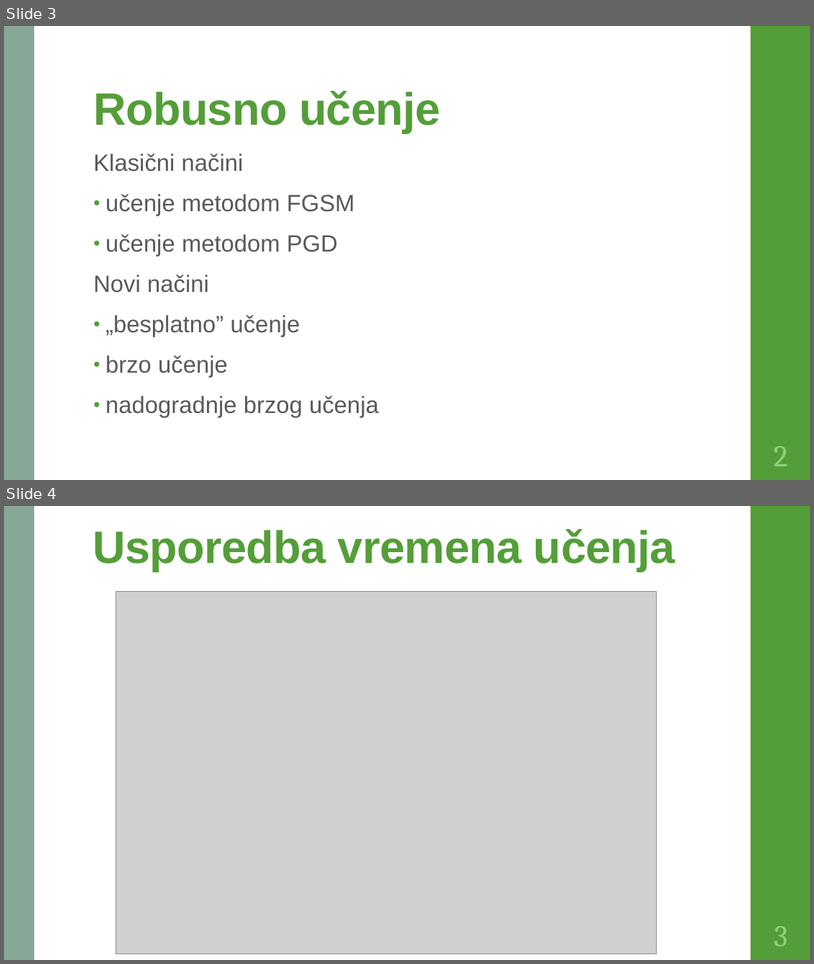
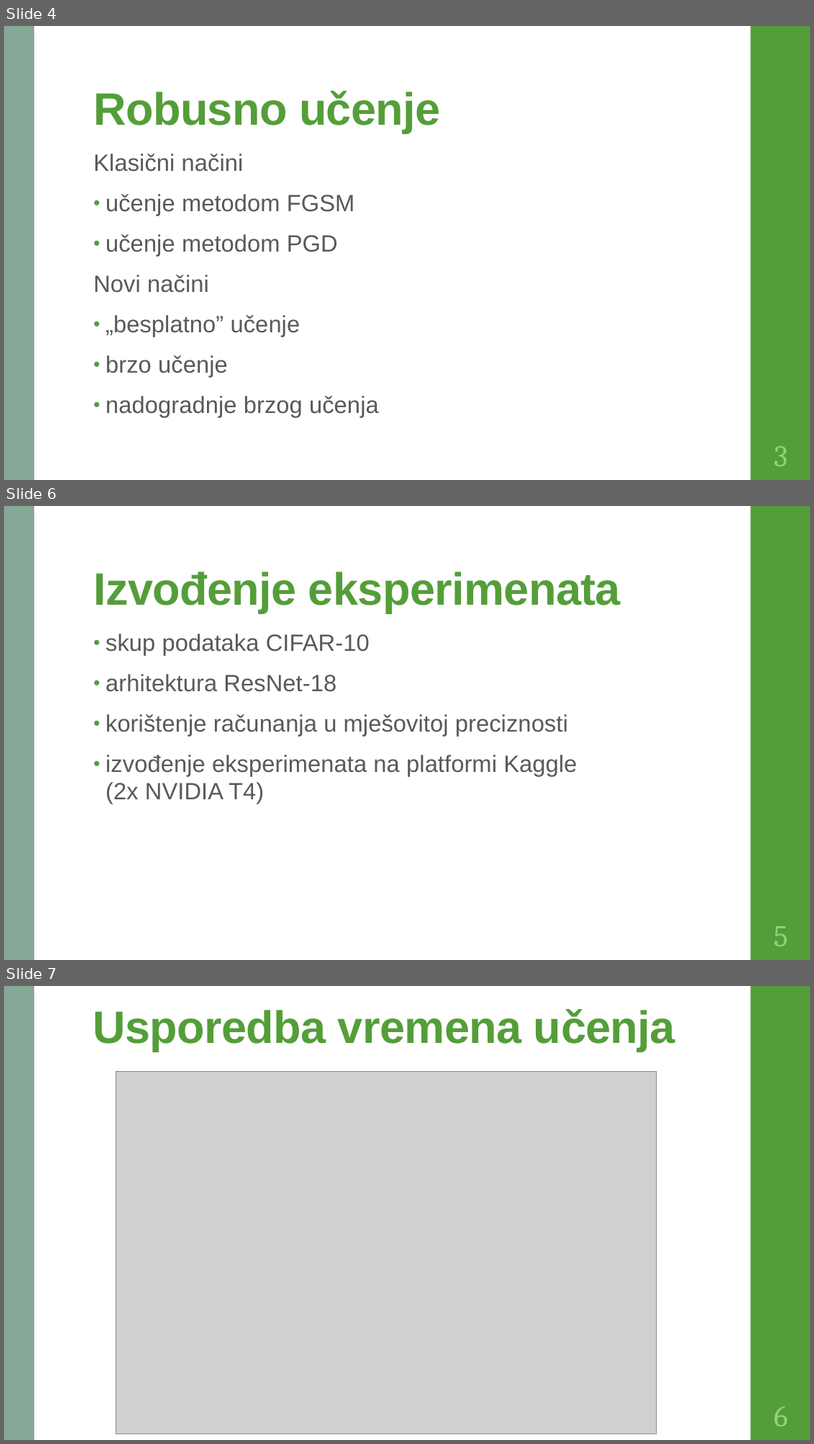
Before and after one commit to DomJamb/Zavrsni-rad-R, a slide deck: Dokumentacija/Algoritmi za brzo učenje na neprijateljskim primjerima.pptx. Shown one above the other, each under a label of ours: slides 3 and 4 before the commit, slides 4, 6 and 7 after it; the slides between them are not shown. The pictures are 814x964 and 814x1444 pixels, drawn with LibreOffice and Linux fonts; fonts in the diff are those of the drawing; grey boxes stand for pictures. Boxes give left, top, right and bottom in pixels: in the first picture for what was removed or moved away, otherwise in the second. Text is boxed around its words. In the diff, an @@ line names an element or a change of style, - is before the commit and + after.

Commit message:
updates to presentation

```diff
--- a/Dokumentacija/Algoritmi za brzo učenje na neprijateljskim primjerima.pptx
+++ b/Dokumentacija/Algoritmi za brzo učenje na neprijateljskim primjerima.pptx
@@ slide 6 added at bbox=[4, 506, 810, 960], background #FFFFFF; not listed: 2 template elements that a slide beside it also shows @@
@@ title added at bbox=[93, 572, 621, 613], 54 pt, text #549E39, bold @@
+Izvođenje eksperimenata
@@ text added at bbox=[106, 633, 577, 803], 28 pt, text #595959 @@
+• skup podataka CIFAR-10
+• arhitektura ResNet-18
+• korištenje računanja u mješovitoj preciznosti
+• izvođenje eksperimenata na platformi Kaggle (2x NVIDIA T4)
@@ page number added at bbox=[774, 926, 788, 946], 36 pt, text #93D07D @@
+5
@@ what was slide 3 is now slide 4 @@
@@ page number at bbox=[774, 446, 788, 466]: text changed @@
-2
+3
@@ what was slide 4 is now slide 7 @@
@@ page number at bbox=[774, 1406, 789, 1426]: text changed @@
-3
+6
```
Also in this commit, not shown: 3 other slides added, 1 slide removed, 1 other file.
